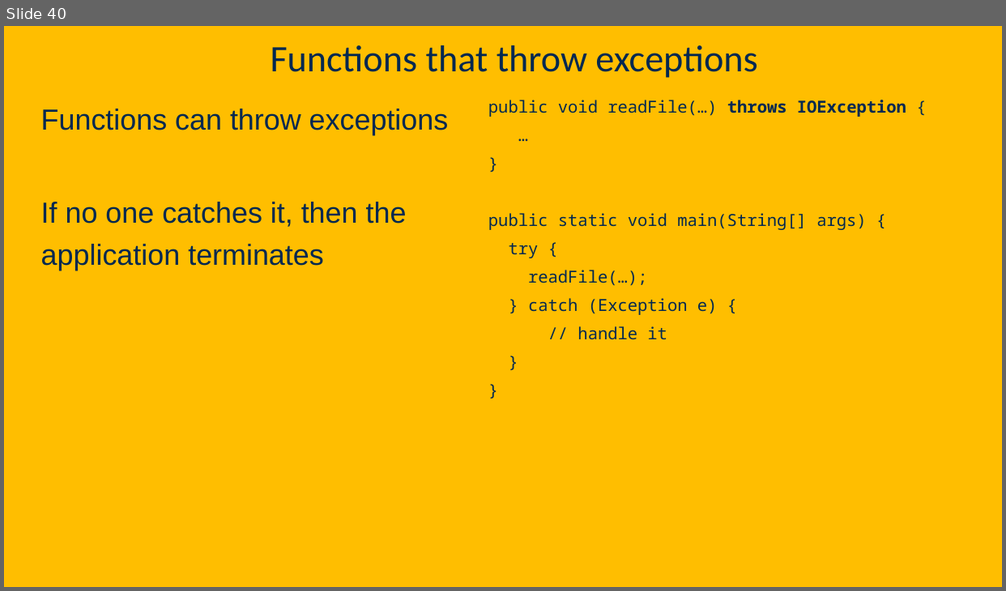
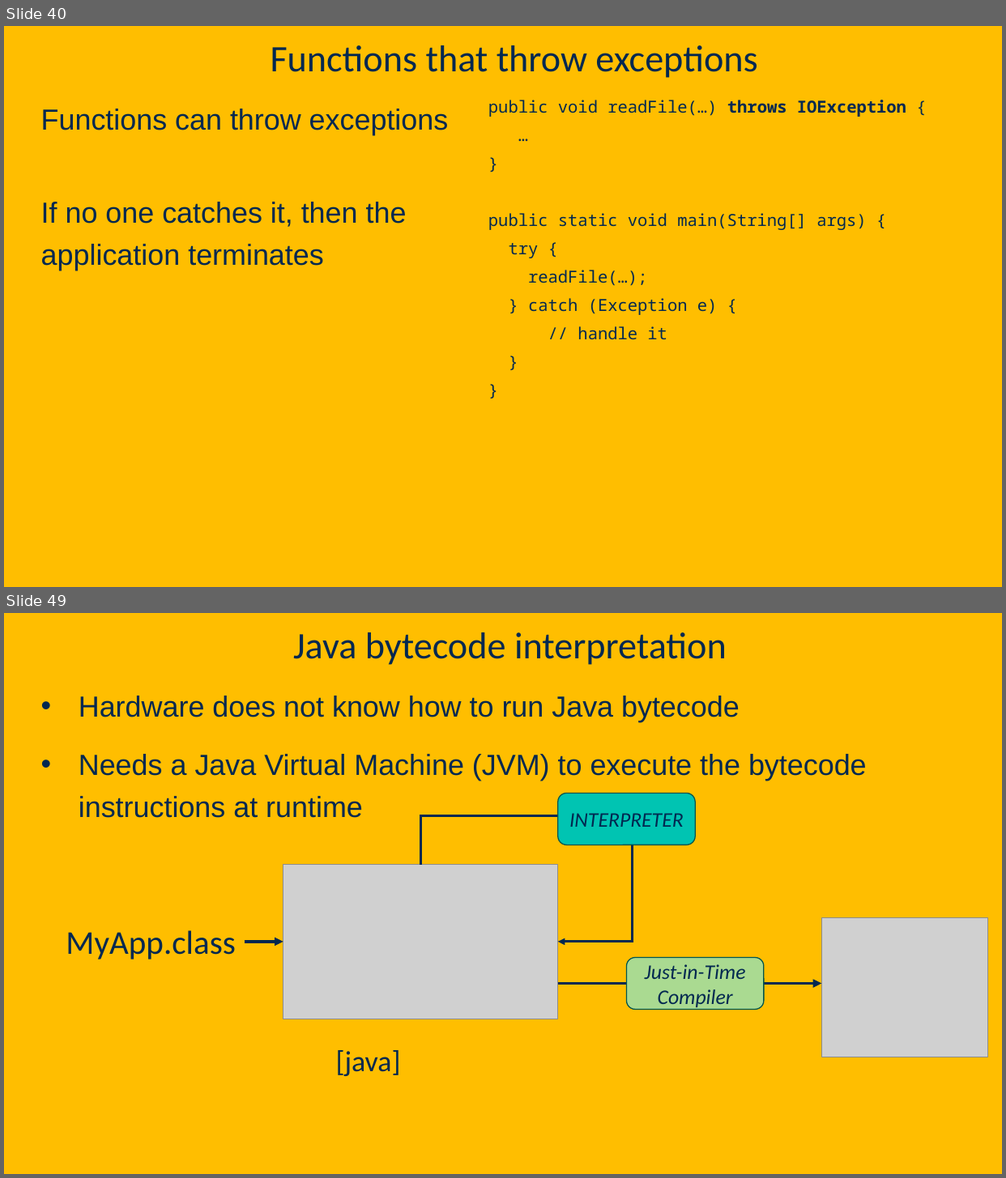
Before and after one commit to davsec-teaching/ECS160-Winter2025, a slide deck: slides/3_object_oriented_fundamentals.pptx. Shown one above the other, each under a label of ours: slide 40 before the commit, slides 40 and 49 after it; the slides between them are not shown. The pictures are 1006x591 and 1006x1178 pixels, drawn with LibreOffice and Linux fonts; fonts in the diff are those of the drawing; grey boxes stand for pictures; background and template pictures are left out. Boxes give left, top, right and bottom in pixels: in the first picture for what was removed or moved away, otherwise in the second. Text is boxed around its words. In the diff, an @@ line names an element or a change of style, - is before the commit and + after.

```diff
--- a/slides/3_object_oriented_fundamentals.pptx
+++ b/slides/3_object_oriented_fundamentals.pptx
@@ slide 49 added at (4,613,1002,1174), background picture (left out) @@
@@ title added at (293,632,727,665), 36 pt, text #022850 @@
+Java bytecode interpretation
@@ text added at (79,696,867,818), 28 pt, text #022850 @@
+• Hardware does not know how to run Java bytecode
+• Needs a Java Virtual Machine (JVM) to execute the bytecode instructions at runtime
@@ rounded rectangle added at (558,794,695,845), fill #00C4B2, outline #00564E 1 pt, 20 pt, text #022850, italic @@
+INTERPRETER
@@ elbow arrow added from (421, 865) to (558, 942), #022850 2.25 pt @@
@@ picture added at (283,865,558,1019) @@
@@ picture added at (821,918,987,1057) @@
@@ text added at (66,931,235,960), 32 pt, text #022850 @@
+MyApp.class
@@ arrow added from (245, 942) to (283, 942), #022850 2.75 pt @@
@@ rounded rectangle added at (627,958,764,1010), fill #AADA91, outline #00564E 1 pt, 20 pt, text #022850, italic @@
+Just-in-Time Compiler
@@ arrow added from (558, 983) to (821, 983), #022850 2.75 pt @@
@@ text added at (336,1050,401,1076), 28 pt, text #022850 @@
+[java]
```
Also in this commit, not shown: 13 other slides added, 2 other files.
